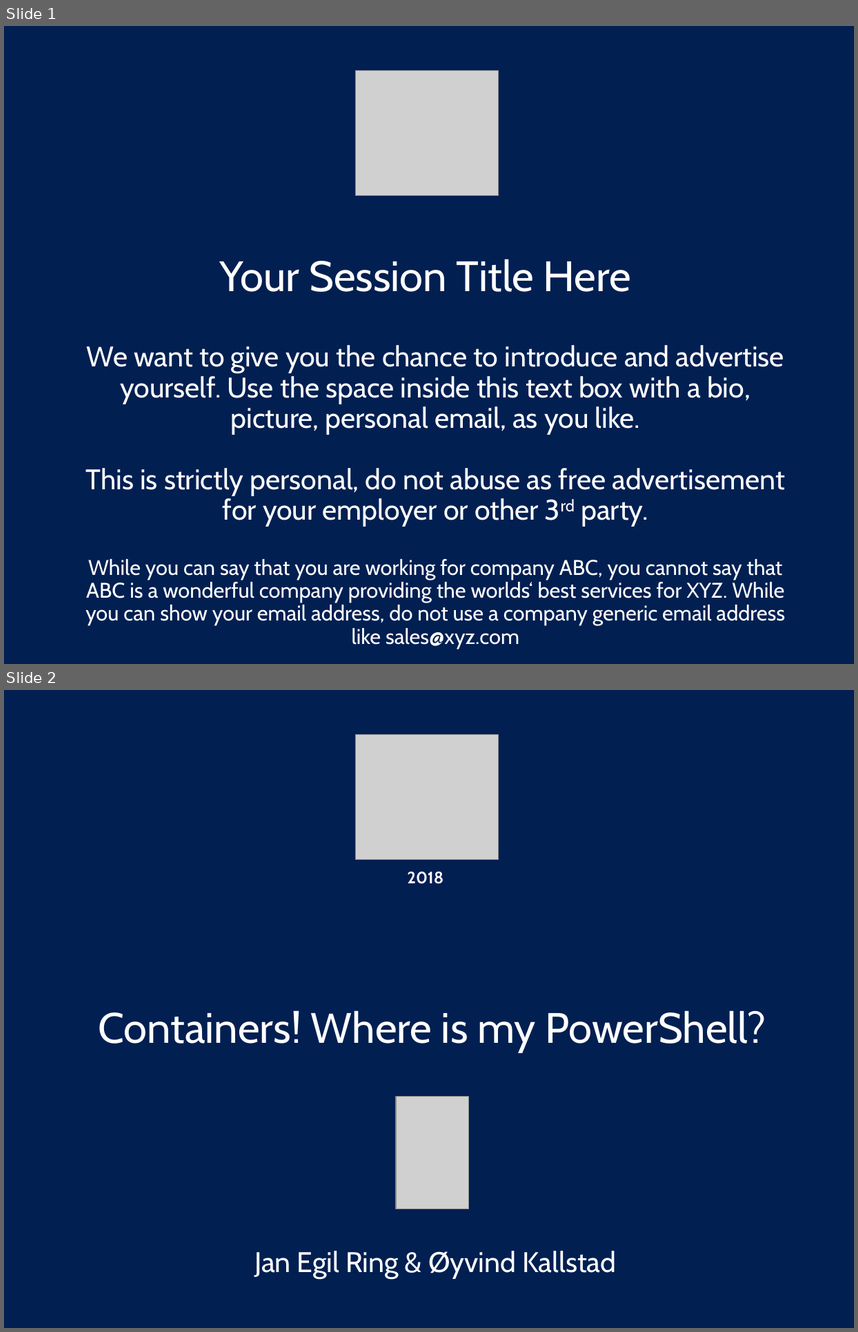
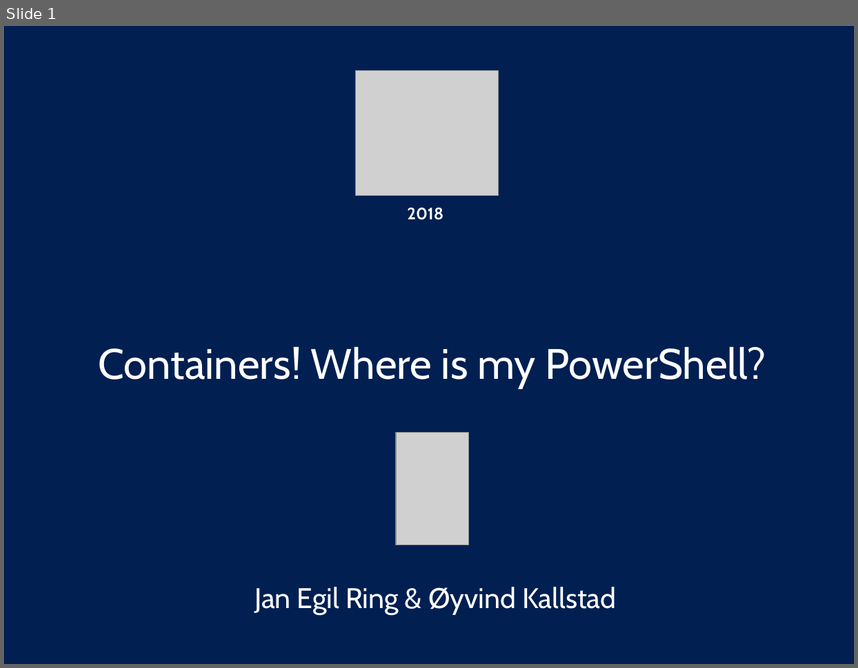
Before and after one commit to gravejester/psconfeu2018-shared, a slide deck: presentation/Jan Egil Ring & Øyvind Kallstad - Containers - Where is my PowerShell.pptx. Shown one above the other, each under a label of ours: slides 1 and 2 before the commit, slide 1 after it. The pictures are 858x1332 and 858x668 pixels, drawn with LibreOffice and Linux fonts; fonts in the diff are those of the drawing; grey boxes stand for pictures. Boxes give left, top, right and bottom in pixels: in the first picture for what was removed or moved away, otherwise in the second. Text is boxed around its words. In the diff, an @@ line names an element or a change of style, - is before the commit and + after.

```diff
--- a/presentation/Jan Egil Ring & Øyvind Kallstad - Containers - Where is my PowerShell.pptx
+++ b/presentation/Jan Egil Ring & Øyvind Kallstad - Containers - Where is my PowerShell.pptx
@@ slide 1 removed at (4, 26, 854, 664), background #012456 @@
@@ rectangle removed at (4, 26, 854, 634) @@
@@ rectangle removed at (4, 26, 854, 664) @@
@@ picture removed at (355, 71, 498, 196) @@
@@ text removed at (220, 259, 631, 292) @@
-Your Session Title Here
@@ text removed at (85, 345, 785, 648) @@
-We want to give you the chance to introduce and advertise yourself. Use the space inside this text box with a bio, picture, personal email, as you like.
-This is strictly personal, do not abuse as free advertisement for your employer or other 3rd party.
-While you can say that you are working for company ABC, you cannot say that ABC is a wonderful company providing the worlds‘ best services for XYZ. While you can show your email address, do not use a company generic email address like sales@xyz.com
@@ rectangle removed at (4, 620, 854, 664) @@
@@ picture removed at (146, 630, 243, 664) @@
@@ picture removed at (665, 630, 747, 664) @@
@@ what was slide 2 is now slide 1 @@
```
Also in this commit, not shown: 1 slide changed, 3 slides added, 5 other slides removed, 1 other file.
